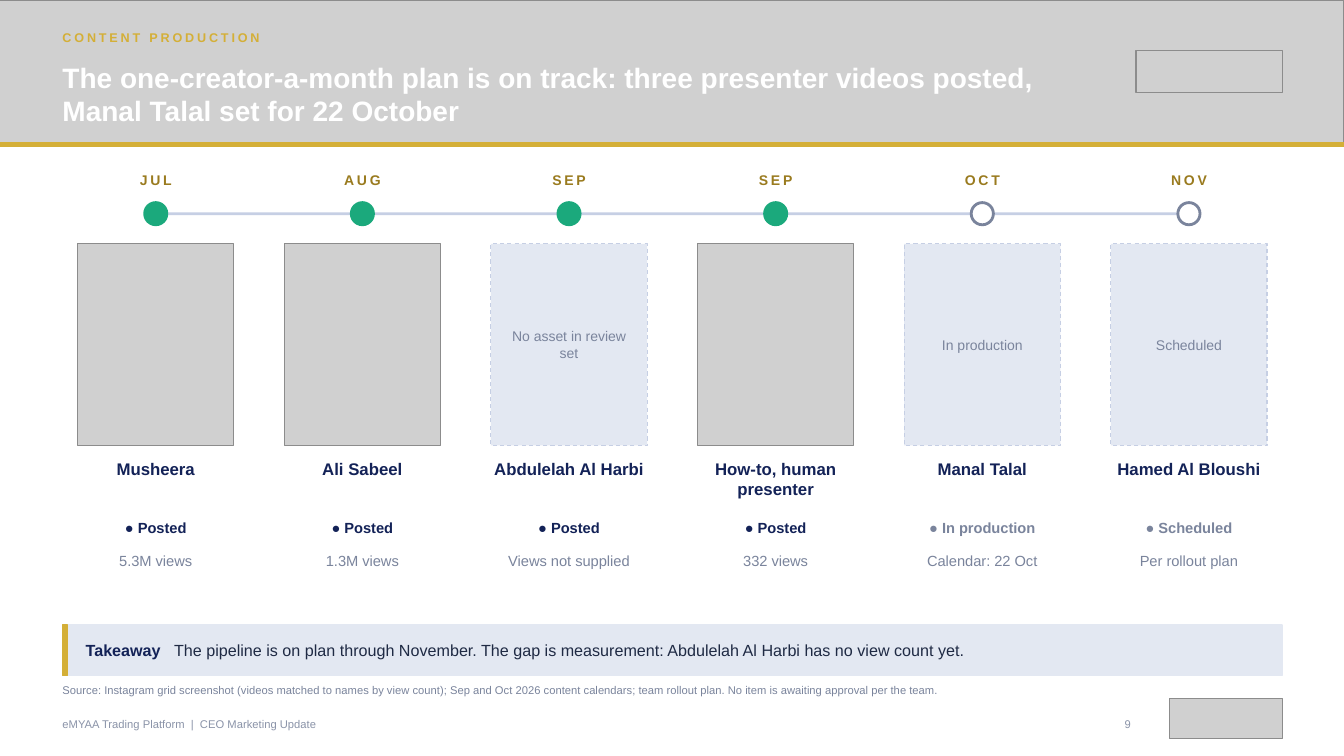
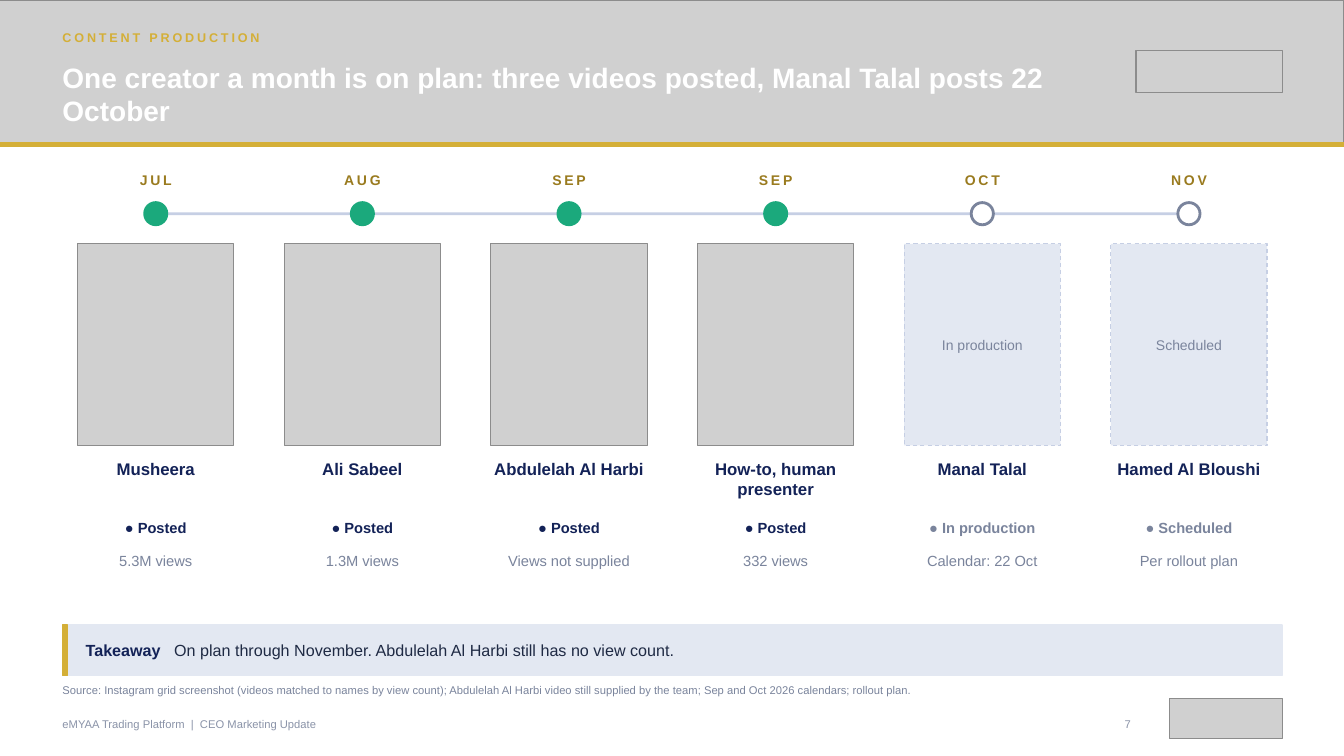
Before and after one commit to hatemmsc-ops/HatemIsa_202508993_IT9002_NLP_Project, a slide deck: slide 7 of emyaa-ceo-deck/output/final-deck/eMYAA-Marketing-Update-01.10.2026-CEO-Redesigned.pptx (slide 9 before the commit). Drawn at 1344x756 pixels with LibreOffice and Linux fonts; fonts in the diff are those of the drawing; grey boxes stand for pictures. Boxes give left, top, right and bottom in pixels: in the first picture for what was removed or moved away, otherwise in the second. Text is boxed around its words. In the diff, an @@ line names an element or a change of style, - is before the commit and + after.

```diff
--- a/emyaa-ceo-deck/output/final-deck/eMYAA-Marketing-Update-01.10.2026-CEO-Redesigned.pptx
+++ b/emyaa-ceo-deck/output/final-deck/eMYAA-Marketing-Update-01.10.2026-CEO-Redesigned.pptx
@@ text at bbox=[62, 68, 1042, 121]: text changed @@
-The one-creator-a-month plan is on track: three presenter videos posted, Manal Talal set for 22 October
+One creator a month is on plan: three videos posted, Manal Talal posts 22 October
@@ rectangle removed at bbox=[491, 244, 647, 446] @@
@@ picture added at bbox=[491, 244, 647, 446] @@
@@ text removed at bbox=[512, 331, 626, 358] @@
-No asset in review set
@@ text at bbox=[86, 644, 674, 660]: text changed @@
-Takeaway The pipeline is on plan through November. The gap is measurement: Abdulelah Al Harbi has no view count yet.
+Takeaway On plan through November. Abdulelah Al Harbi still has no view count.
@@ text at bbox=[62, 686, 910, 696]: text changed @@
-Source: Instagram grid screenshot (videos matched to names by view count); Sep and Oct 2026 content calendars; team rollout plan. No item is awaiting approval per the team.
+Source: Instagram grid screenshot (videos matched to names by view count); Abdulelah Al Harbi video still supplied by the team; Sep and Oct 2026 calendars; rollout plan.
@@ text at bbox=[1125, 720, 1131, 728]: text changed @@
-9
+7
```
Also in this commit, not shown: 8 other slides changed, 3 slides removed, 20 other files.
